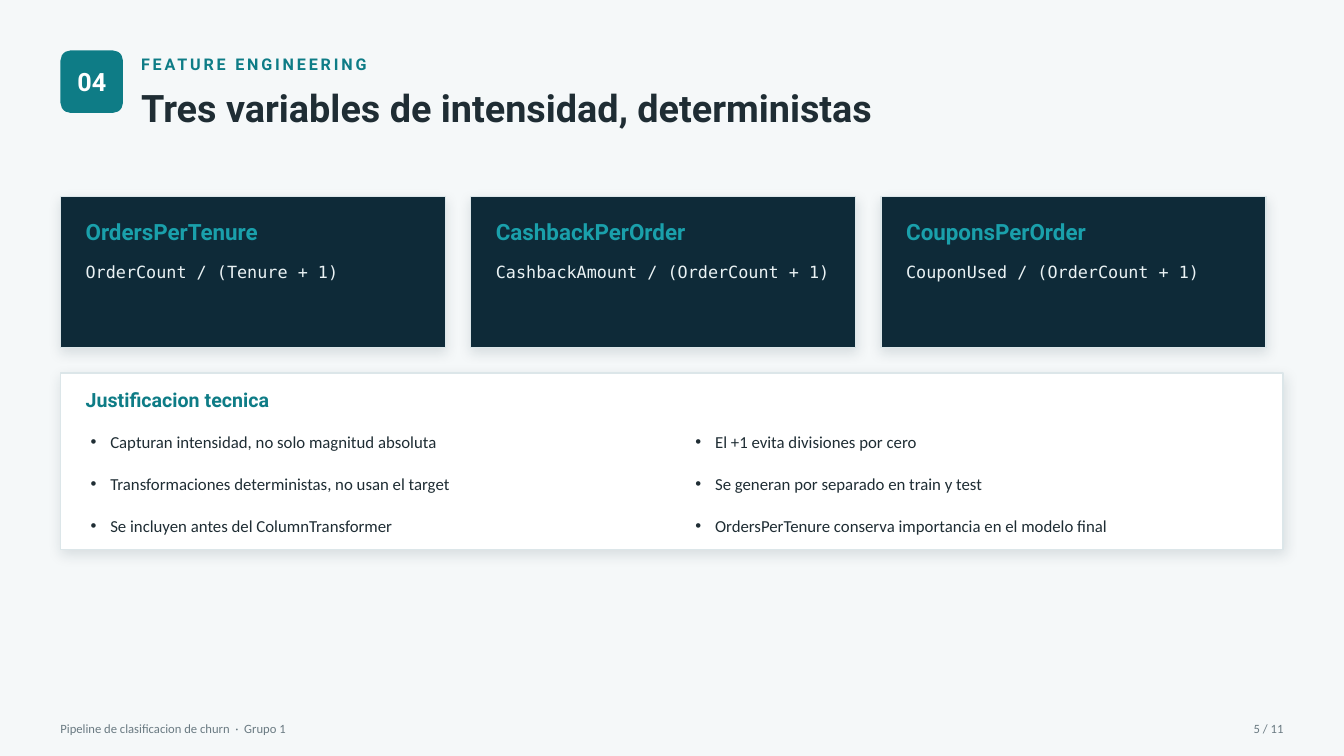
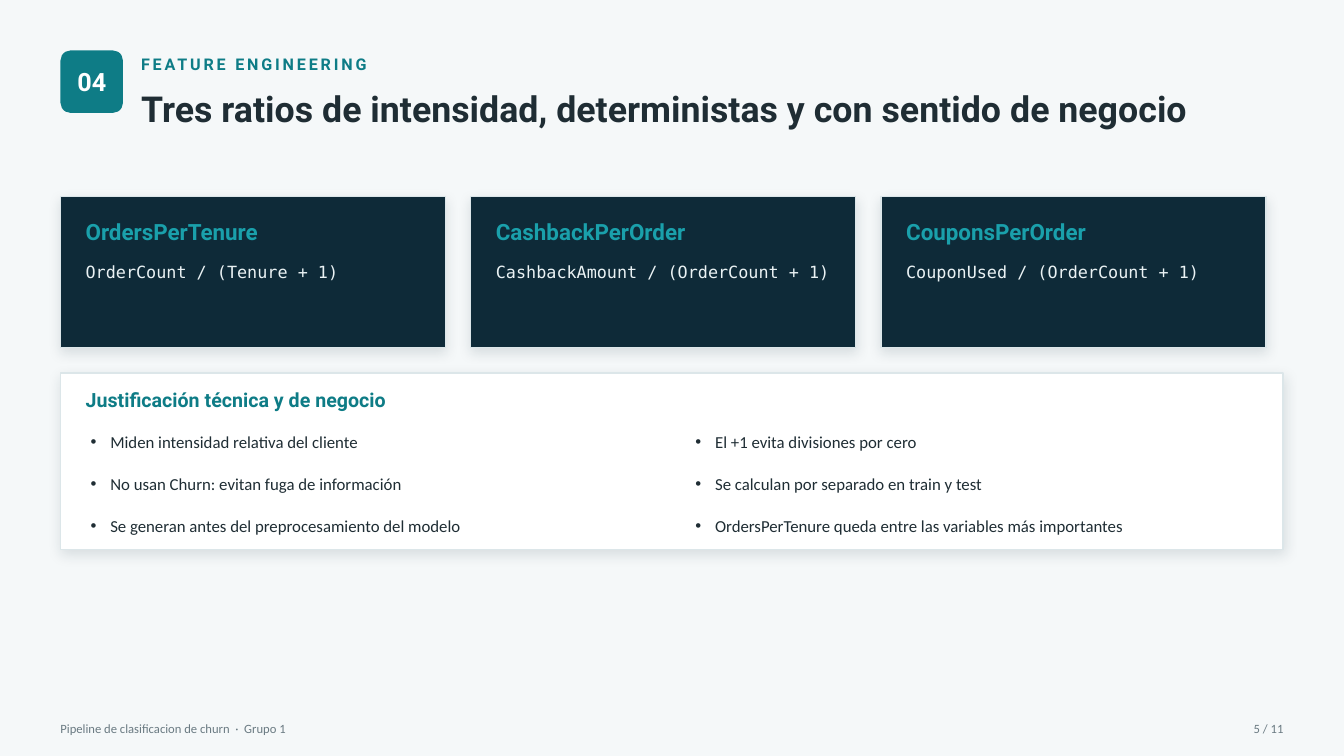
Before and after one commit to FelipeTamaki/TP_IA_aplicada_a_negocios_churn_Grupo1, a slide deck: slide 5 of presentacion_tecnica_churn.pptx. Drawn at 1344x756 pixels with LibreOffice and Linux fonts; fonts in the diff are those of the drawing. Boxes give left, top, right and bottom in pixels: in the first picture for what was removed or moved away, otherwise in the second. Text is boxed around its words. In the diff, an @@ line names an element or a change of style, - is before the commit and + after.

```diff
--- a/presentacion_tecnica_churn.pptx
+++ b/presentacion_tecnica_churn.pptx
@@ text at box(141, 95, 1186, 130): text changed; size 27 to 25.5 pt @@
-Tres variables de intensidad, deterministas
+Tres ratios de intensidad, deterministas y con sentido de negocio
@@ text at box(86, 392, 385, 411): text changed @@
-Justificacion tecnica
+Justificación técnica y de negocio
@@ text at box(110, 436, 358, 448): text changed @@
-• Capturan intensidad, no solo magnitud absoluta
+• Miden intensidad relativa del cliente
@@ text at box(110, 478, 401, 493): text changed @@
-• Transformaciones deterministas, no usan el target
+• No usan Churn: evitan fuga de información
@@ text at box(715, 478, 982, 493): text changed @@
-• Se generan por separado en train y test
+• Se calculan por separado en train y test
@@ text at box(110, 520, 460, 535): text changed @@
-• Se incluyen antes del ColumnTransformer
+• Se generan antes del preprocesamiento del modelo
@@ text at box(715, 520, 1122, 535): text changed @@
-• OrdersPerTenure conserva importancia en el modelo final
+• OrdersPerTenure queda entre las variables más importantes
```
Also in this commit, not shown: 3 other slides changed, 1 other file.
